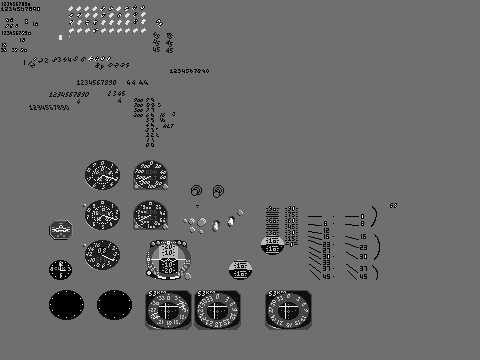
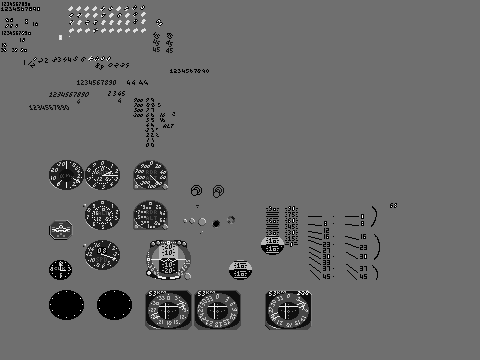
Layered file, before and after one edit (480 × 360). Changes by layer:
painted on "Foreground" over [left=57, top=169, right=305, bottom=319]
painted on "Background" over [left=49, top=160, right=312, bottom=330]
